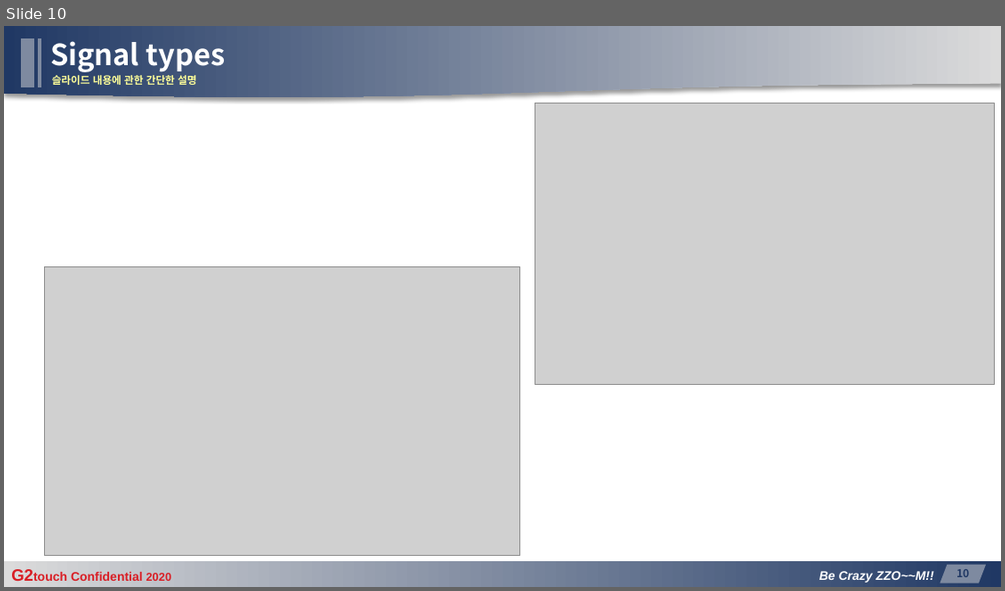
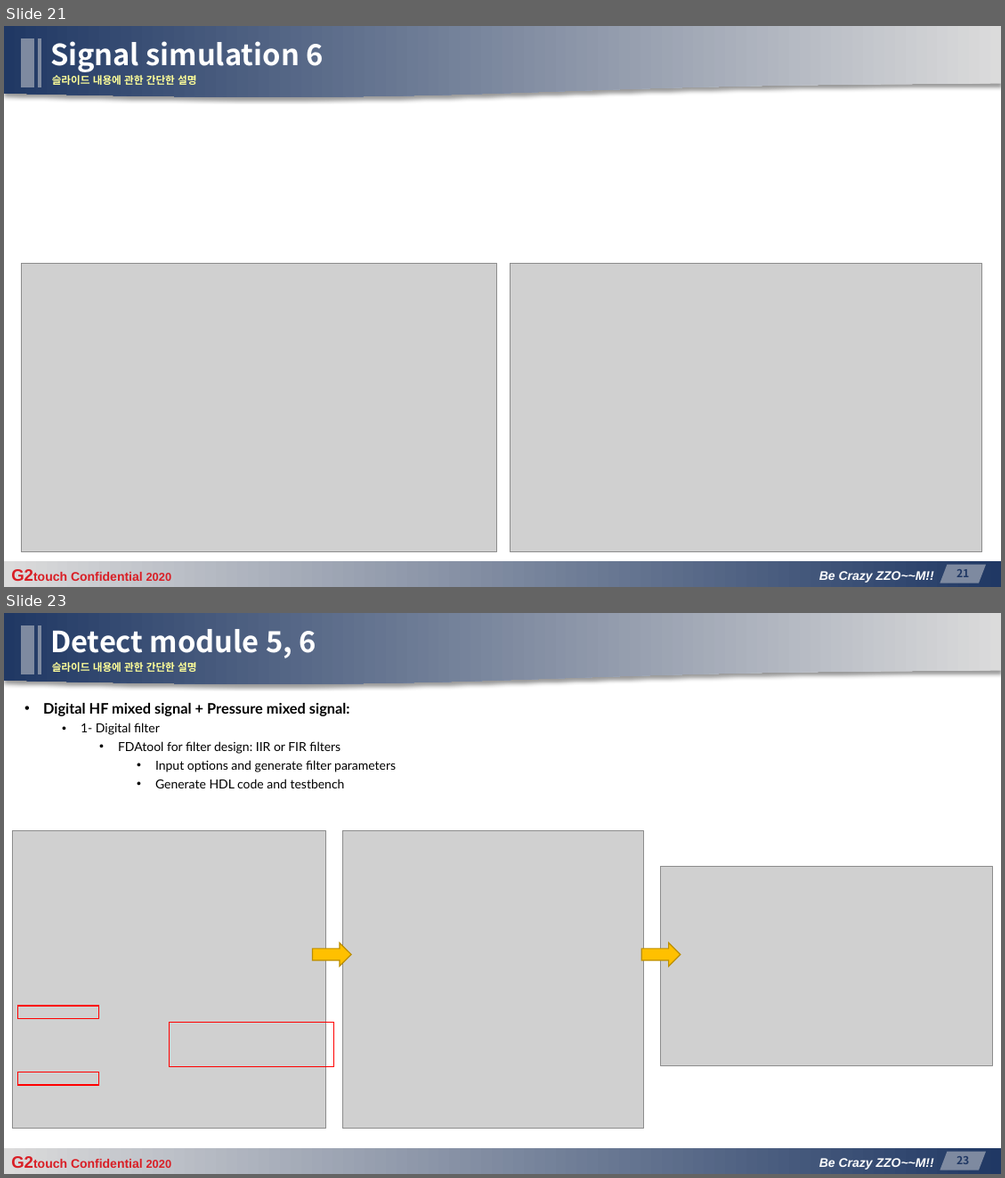
Before and after one commit to manhduc1811/MPP-signal-simulation-and-detection, a slide deck: G2touch_D2center_mducng_MPPv20_AFE-IC_DetectingPart_v03.pptx. Shown one above the other, each under a label of ours: slide 10 before the commit, slides 21 and 23 after it; the slides between them are not shown. The pictures are 1005x591 and 1005x1178 pixels, drawn with LibreOffice and Linux fonts; fonts in the diff are those of the drawing; grey boxes stand for pictures; background and template pictures are left out. Boxes give left, top, right and bottom in pixels: in the first picture for what was removed or moved away, otherwise in the second. Text is boxed around its words. In the diff, an @@ line names an element or a change of style, - is before the commit and + after.

```diff
--- a/G2touch_D2center_mducng_MPPv20_AFE-IC_DetectingPart_v03.pptx
+++ b/G2touch_D2center_mducng_MPPv20_AFE-IC_DetectingPart_v03.pptx
@@ slide 23 added at bbox=[4, 613, 1001, 1174], background #FFFFFF; not listed: 7 template elements that a slide beside it also shows @@
@@ title added at bbox=[50, 629, 316, 658], 28 pt, text #FFFFFF, bold @@
+Detect module 5, 6
@@ text added at bbox=[52, 662, 196, 672], 10 pt, text #FFFF99, bold @@
+슬라이드 내용에 관한 간단한 설명
@@ text added at bbox=[43, 703, 396, 788], 12 pt, text #000000 @@
+• Digital HF mixed signal + Pressure mixed signal:
+  • 1- Digital filter
+    • FDAtool for filter design: IIR or FIR filters
+      • Input options and generate filter parameters
+      • Generate HDL code and testbench
@@ group added at bbox=[12, 831, 993, 1128]: 3 pictures, 3 rectangles, 2 right arrows @@
@@ what was slide 10 is now slide 21 @@
@@ slide 21 changed as well @@
@@ title at bbox=[50, 41, 323, 72]: text changed @@
-Signal types
+Signal simulation 6
@@ picture: place and size @@
-picture at bbox=[44, 267, 520, 556]
+picture at bbox=[21, 263, 497, 552]
@@ picture: place and size @@
-picture at bbox=[535, 103, 994, 384]
+picture at bbox=[510, 263, 982, 552]
@@ page number at bbox=[956, 569, 969, 577]: text changed @@
-10
+21
```
Also in this commit, not shown: 14 other slides changed, 7 other slides added.
